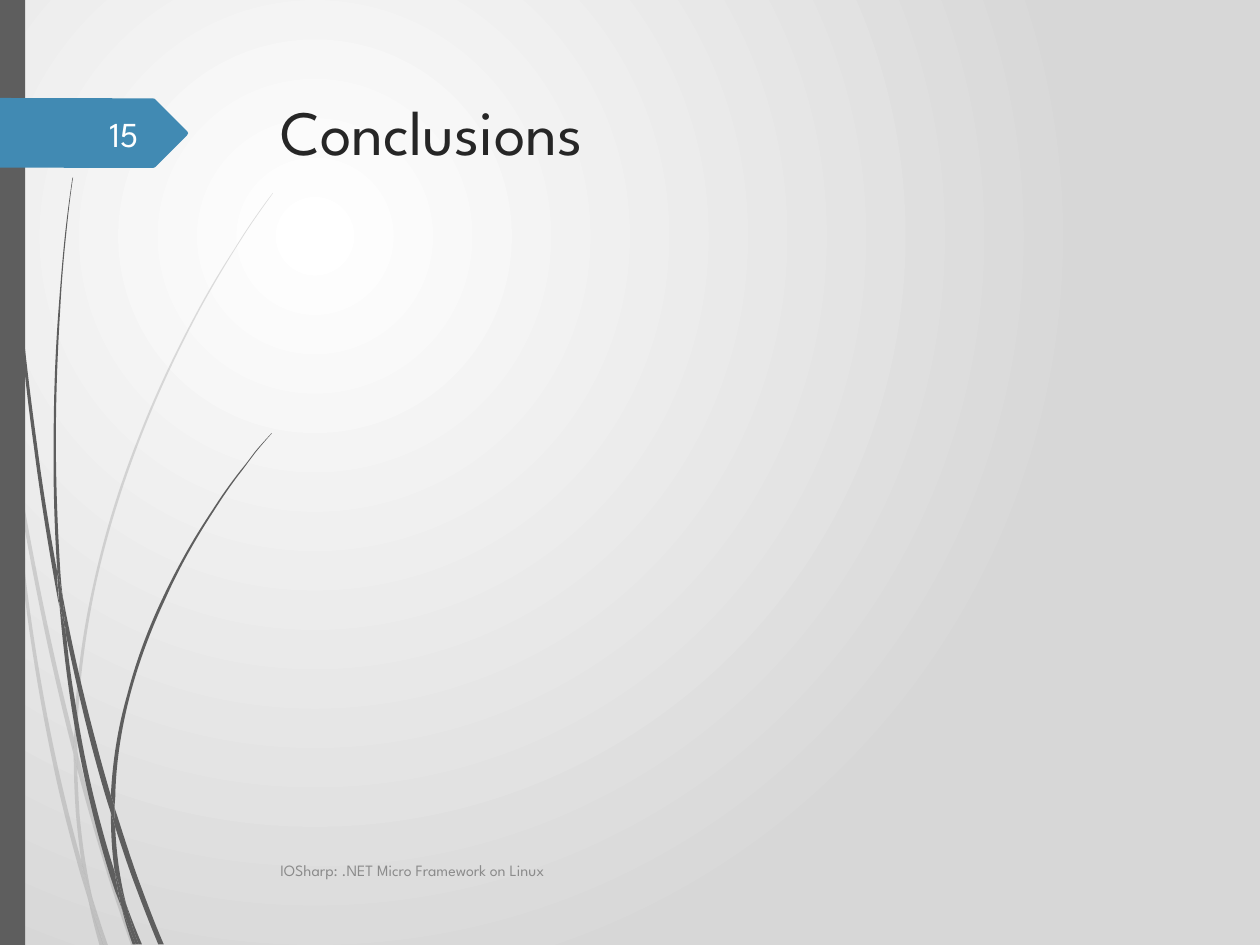
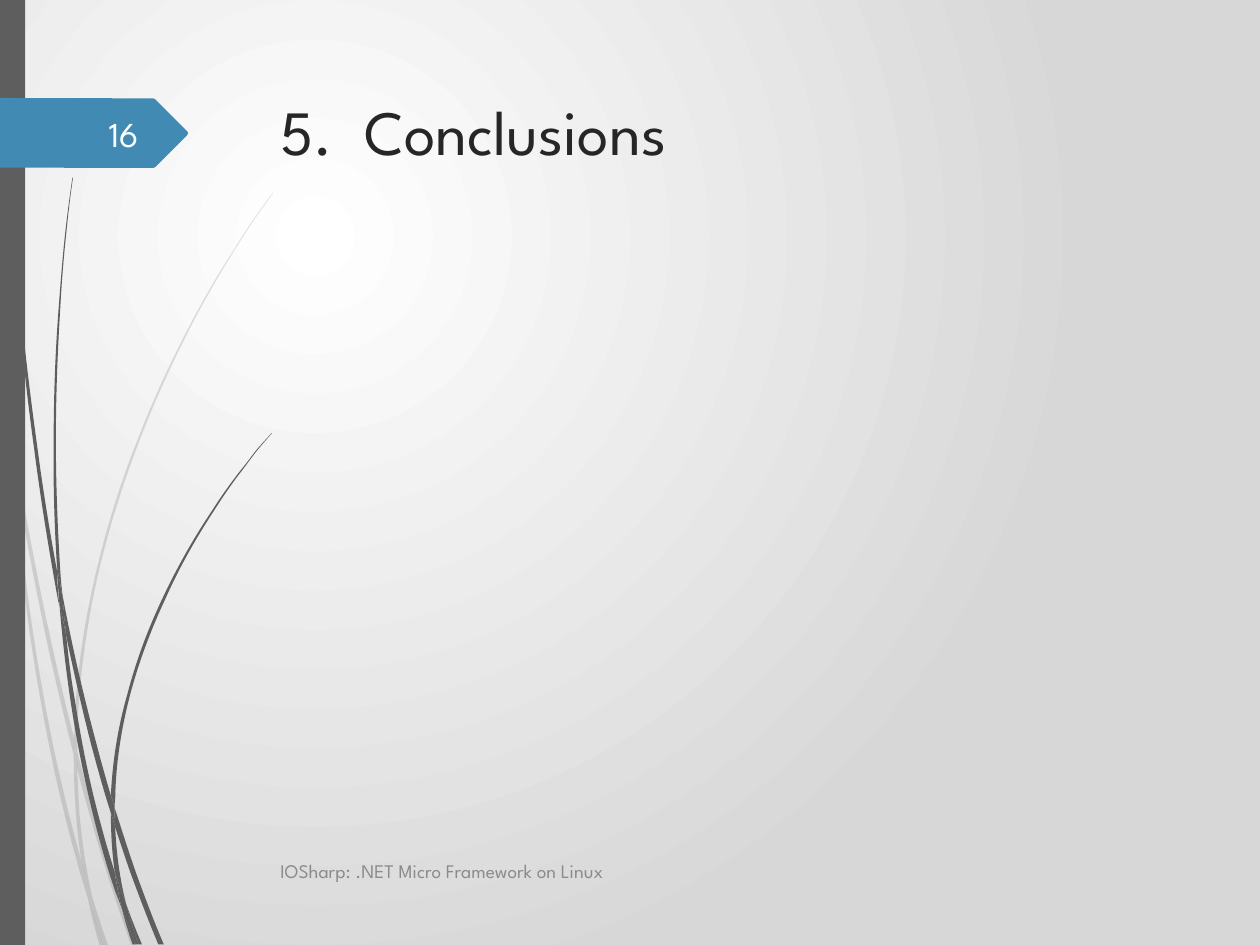
Before and after one commit to GerardSoleCa/BachelorThesisMisc, a slide deck: slide 16 of ThesisDoc/IOSharp.pptx (slide 15 before the commit). Drawn at 1260x945 pixels with LibreOffice and Linux fonts; fonts in the diff are those of the drawing; background and template pictures are left out. Boxes give left, top, right and bottom in pixels: in the first picture for what was removed or moved away, otherwise in the second. Text is boxed around its words. In the diff, an @@ line names an element or a change of style, - is before the commit and + after.

```diff
--- a/ThesisDoc/IOSharp.pptx
+++ b/ThesisDoc/IOSharp.pptx
@@ title at box(281, 111, 666, 156): text changed @@
-Conclusions
+5. Conclusions
@@ page number at box(109, 124, 139, 148): text changed @@
-15
+16
@@ text "IOSharp: .NET Micro Framework on ..." at box(280, 865, 603, 882): size 9 to 11 pt @@
```
Also in this commit, not shown: 15 other slides changed, 1 slide added, 11 other files.
